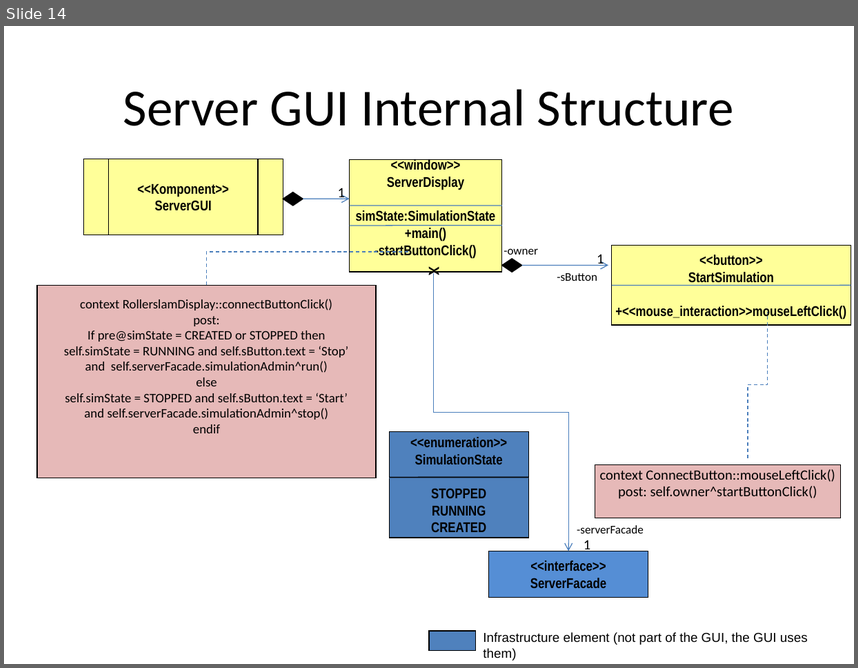
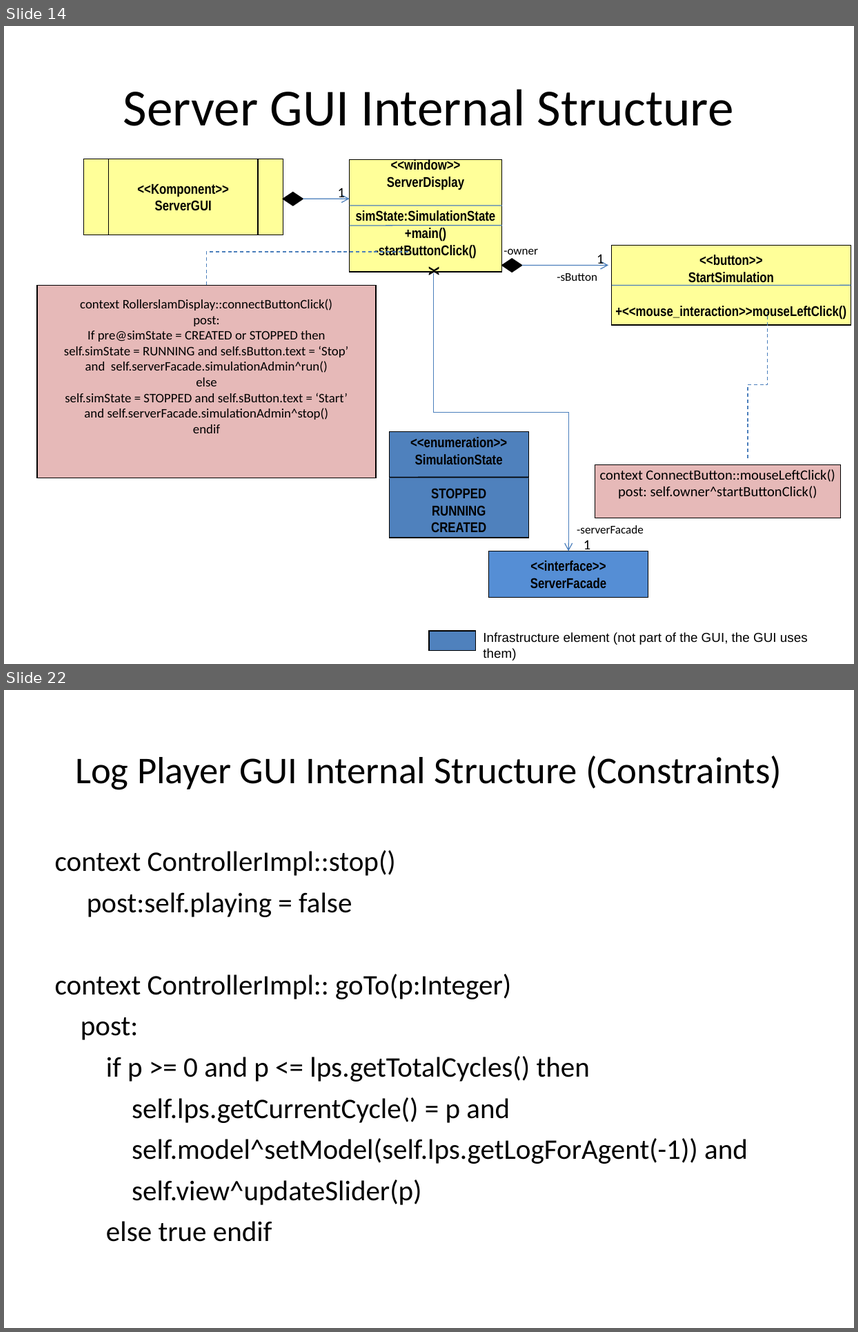
Before and after one commit to krishprince/rollerslam, a slide deck: docs/GUI/GUIModels.ppt. Shown one above the other, each under a label of ours: slide 14 before the commit, slides 14 and 22 after it; the slides between them are not shown. The pictures are 858x668 and 858x1332 pixels, drawn with LibreOffice and Linux fonts; fonts in the diff are those of the drawing. Boxes give left, top, right and bottom in pixels: in the first picture for what was removed or moved away, otherwise in the second. Text is boxed around its words. In the diff, an @@ line names an element or a change of style, - is before the commit and + after.

Commit message:
Log player GUI models.

```diff
--- a/docs/GUI/GUIModels.ppt
+++ b/docs/GUI/GUIModels.ppt
@@ slide 22 added at <box>4,690,854,1328</box>, background #FFFFFF @@
@@ title added at <box>75,756,782,790</box>, 32 pt, text #000000 @@
+Log Player GUI Internal Structure (Constraints)
@@ text added at <box>55,850,748,1241</box>, 24 pt, text #000000 @@
+context ControllerImpl::stop()
+post:self.playing = false
+context ControllerImpl:: goTo(p:Integer)
+post:
+if p >= 0 and p <= lps.getTotalCycles() then
+self.lps.getCurrentCycle() = p and
+self.model^setModel(self.lps.getLogForAgent(-1)) and
+self.view^updateSlider(p)
+else true endif
```
Also in this commit, not shown: 2 slides changed, 10 other slides added.
